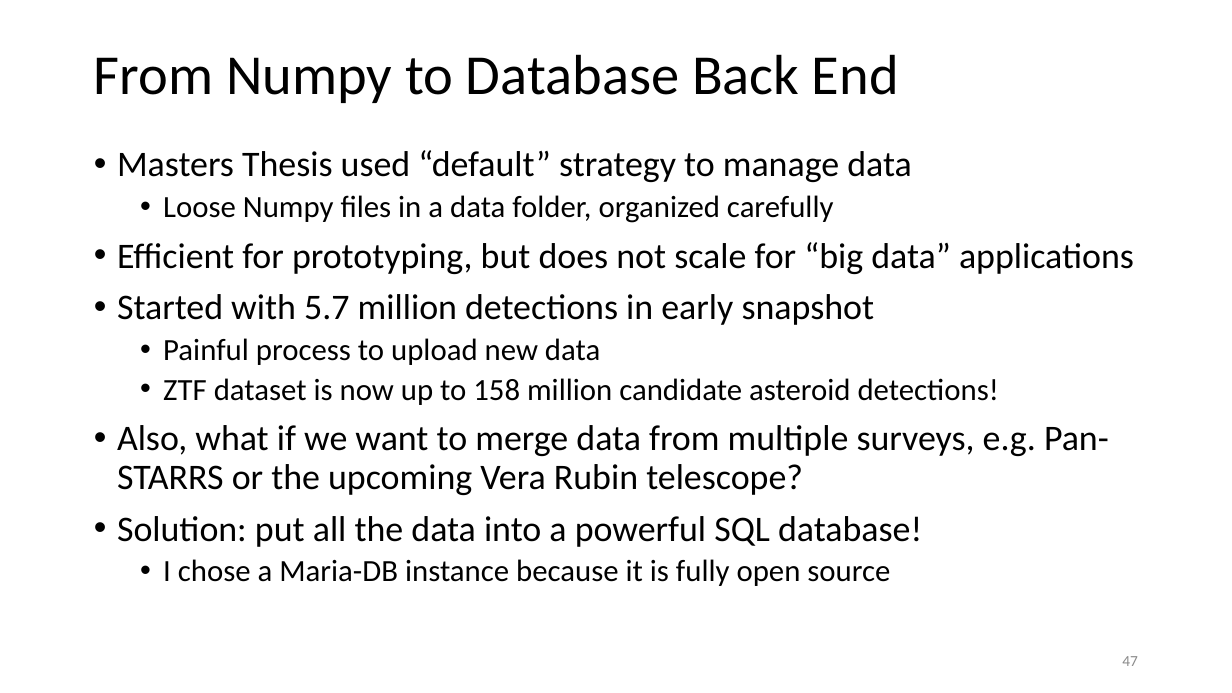
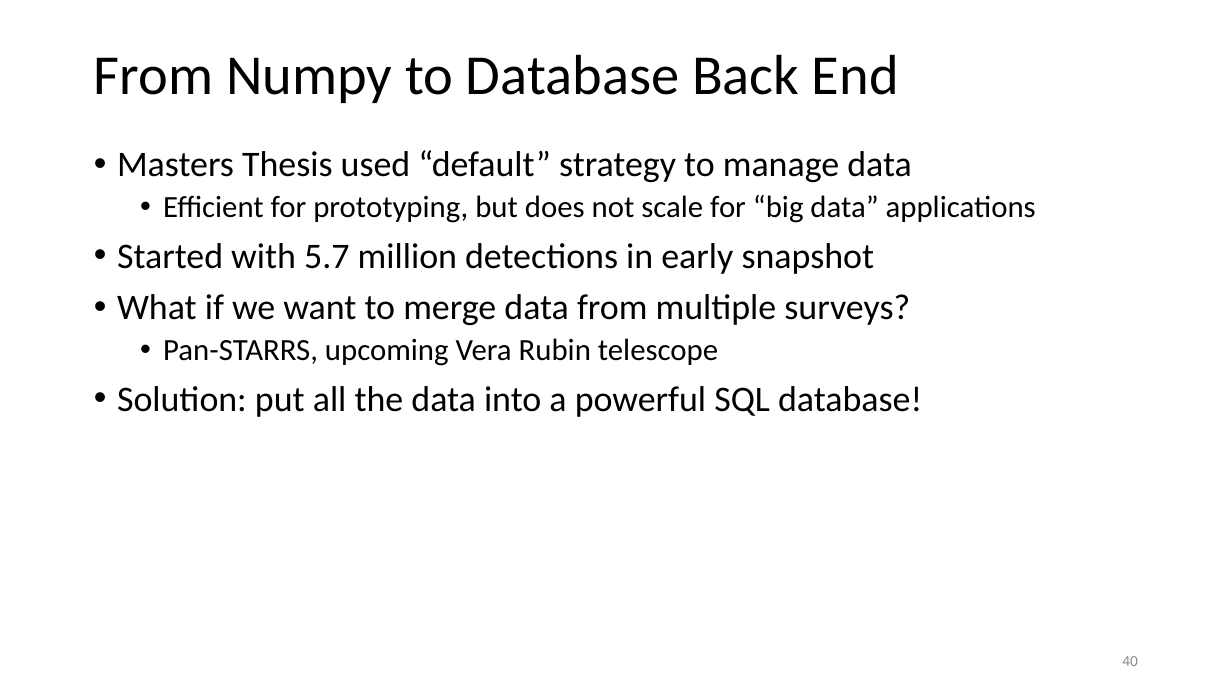
Before and after one commit to memanuel/kepler-sieve, a slide deck: slide 40 of presentation/kepler-sieve-slides.pptx (slide 47 before the commit). Drawn at 1232x693 pixels with LibreOffice and Linux fonts; fonts in the diff are those of the drawing. Boxes give left, top, right and bottom in pixels: in the first picture for what was removed or moved away, otherwise in the second. Text is boxed around its words. In the diff, an @@ line names an element or a change of style, - is before the commit and + after.

Commit message:
revised presentation / less text

```diff
--- a/presentation/kepler-sieve-slides.pptx
+++ b/presentation/kepler-sieve-slides.pptx
@@ text at [163,195,834,223]: paragraph removed @@
-  • Loose Numpy files in a data folder, organized carefully
@@ text at [163,195,1036,223]: size 28 to 24 pt in "Efficient for prototyping, but does not scale ..."; list level 1 to 2 in "Efficient for prototyping, but does ..." @@
@@ text at [117,294,910,366]: text changed @@
-  • Painful process to upload new data
-  • ZTF dataset is now up to 158 million candidate asteroid detections!
-• Also, what if we want to merge data from multiple surveys, e.g. Pan-STARRS or the upcoming Vera Rubin telescope?
+• What if we want to merge data from multiple surveys?
+  • Pan-STARRS, upcoming Vera Rubin telescope
@@ text at [163,559,890,586]: paragraph removed @@
-  • I chose a Maria-DB instance because it is fully open source
@@ page number at [1122,656,1138,666]: text changed @@
-47
+40
```
Also in this commit, not shown: 21 other slides changed, 1 slide added, 5 slides removed, 7 other files.
